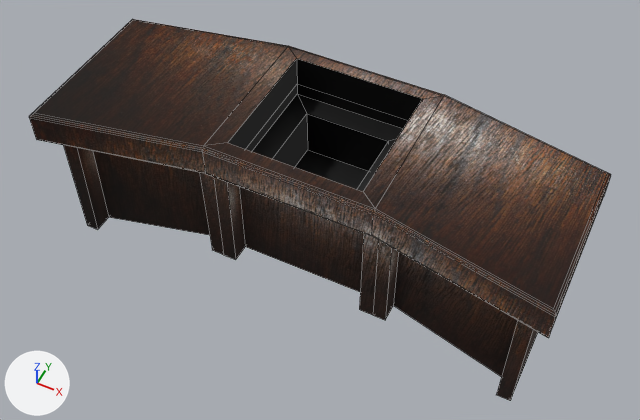
Before and after pictures for a commit that changed the FBX model Battleships VR/Assets/Models/Desk.fbx.
Before and after are seen from a 50 mm camera at (1.58, -3.26, 3.81) aimed at (0.03, -0.16, -0.06). The lights are fixed; the arrows at lower left show +X, +Y and +Z. Mesh edges are drawn as thin lines. Where no turn or scale is listed for an object, it has been applied to the vertices.

Objects in the first picture: 'Desk'.
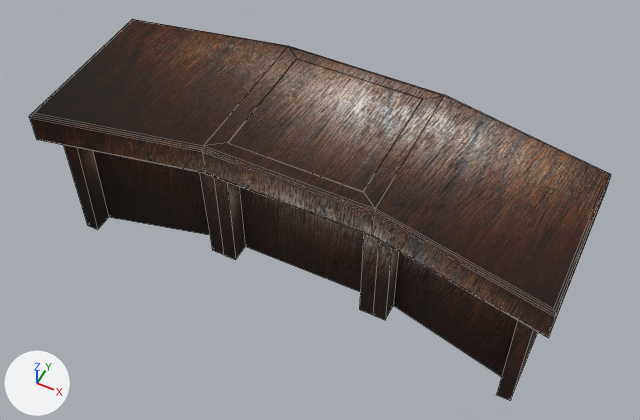
Location of each change, [x1, y1, x2, y2] in pixels of the pictures (640 x 420 px):
'MovingPart', added (brown)
    after: [228, 59, 422, 191]

What changed in the scene script:
```text
Add me_cube_003:
    me_cube_003.from_pydata(...)  # a box spanning x -0.4..0.4, y -0.4..0.4, z -0.004..0.0
    me_cube_003.materials.append(mat_desk)  # picture img_darkwooddesk_jpg
Add ob_movingpart:
    ob_movingpart = bpy.data.objects.new('MovingPart', me_cube_003)
    ob_movingpart.location = (0.0, 0.0, 0.5)
```
